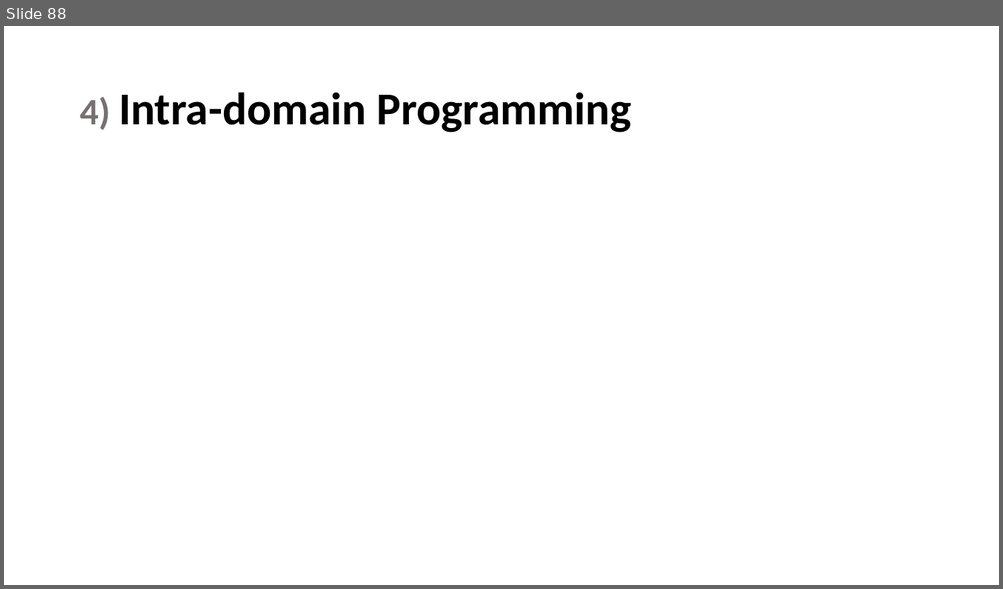
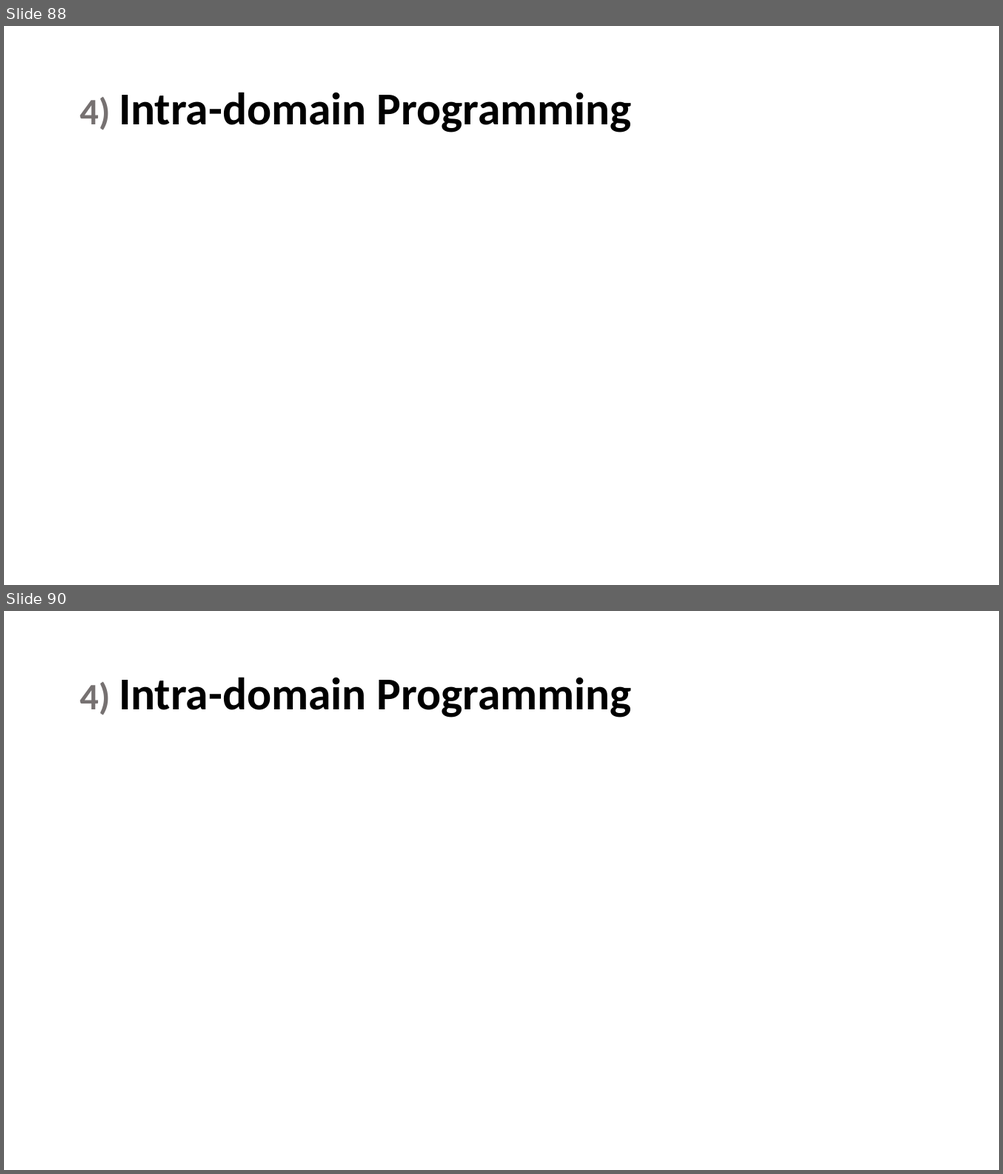
Before and after one commit to maryamhashemi/Transfer-Learning, a slide deck: phase3/Presentation/present.pptx. Shown one above the other, each under a label of ours: slide 88 before the commit, slides 88 and 90 after it; the slides between them are not shown. The pictures are 1003x589 and 1003x1174 pixels, drawn with LibreOffice and Linux fonts; fonts in the diff are those of the drawing; grey boxes stand for pictures. Boxes give left, top, right and bottom in pixels: in the first picture for what was removed or moved away, otherwise in the second. Text is boxed around its words. In the diff, an @@ line names an element or a change of style, - is before the commit and + after.

```diff
--- a/phase3/Presentation/present.pptx
+++ b/phase3/Presentation/present.pptx
@@ slide 90 added at [4,611,999,1170], background #FFFFFF @@
@@ title added at [79,677,632,718], 44 pt, text #000000, bold @@
+4) Intra-domain Programming
```
Also in this commit, not shown: 13 other slides added.
